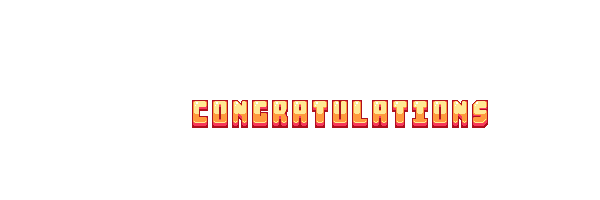
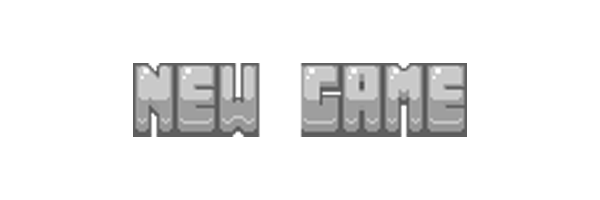
Two versions of the same layered image (600×200). Layer-by-layer changes:
showed group "Finished" (17 layers) over (133, 63, 488, 137)
renamed "Layer 5" to "Congratuations", hid it, moved it into group "Finished" over (192, 100, 488, 128)
added layer "New Game (B&W)" in group "Finished" over (133, 63, 467, 137)
